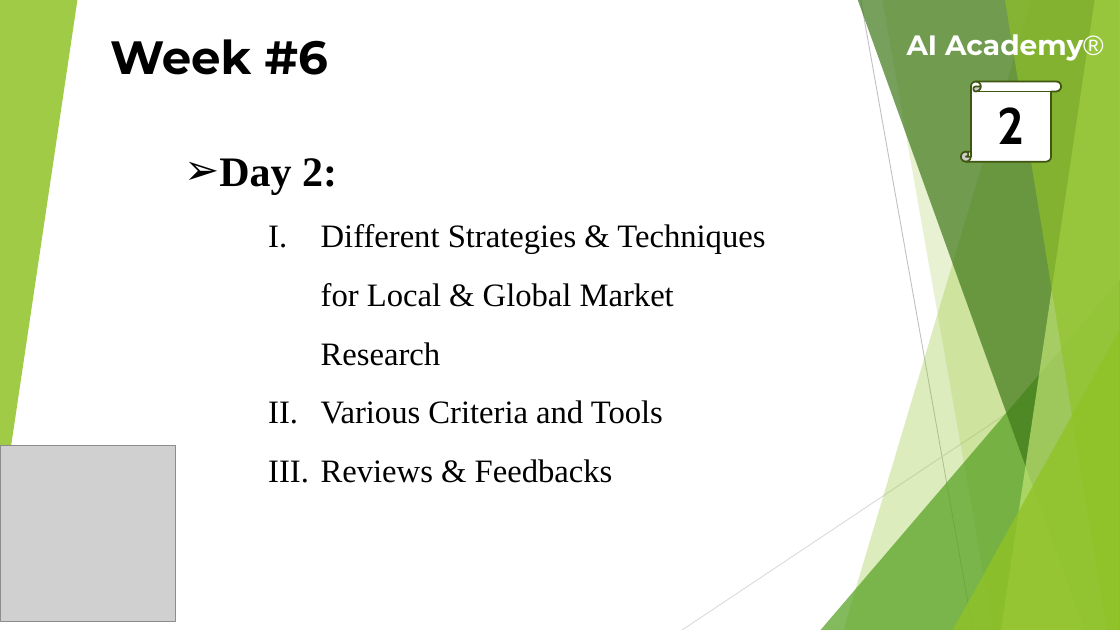
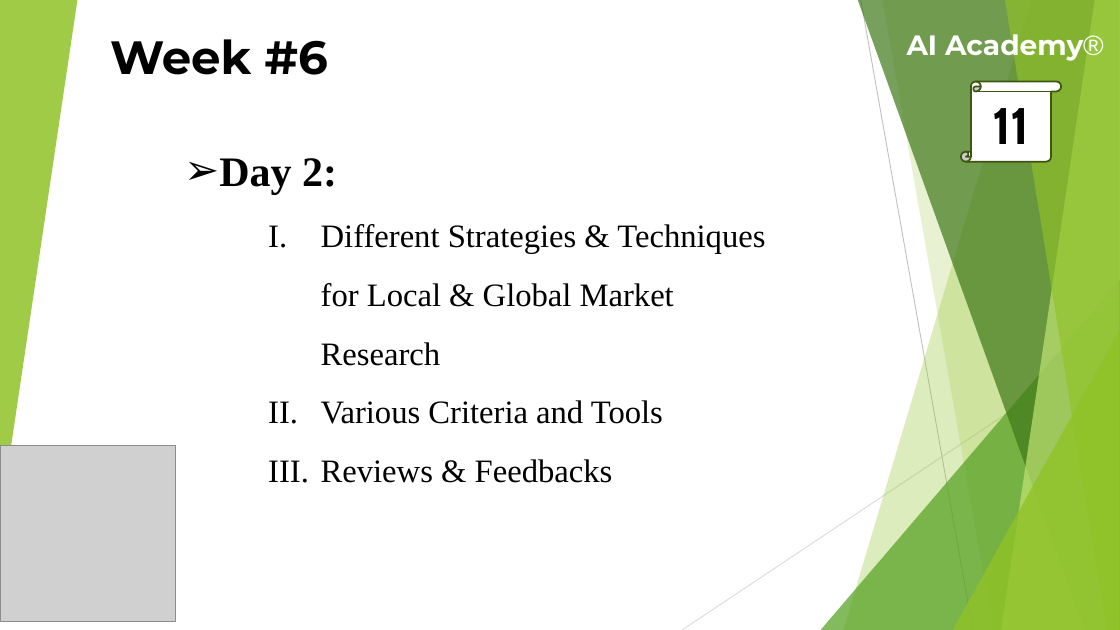
Before and after one commit to theaamirlatif/AI-Academy, a slide deck: slide 11 of eCommerce/Lectures/6th Week Lecture.pptx. Drawn at 1120x630 pixels with LibreOffice and Linux fonts; fonts in the diff are those of the drawing; grey boxes stand for pictures. Boxes give left, top, right and bottom in pixels: in the first picture for what was removed or moved away, otherwise in the second. Text is boxed around its words. In the diff, an @@ line names an element or a change of style, - is before the commit and + after.

```diff
--- a/eCommerce/Lectures/6th Week Lecture.pptx
+++ b/eCommerce/Lectures/6th Week Lecture.pptx
@@ text in vertical scroll at (992, 108, 1030, 144): text changed @@
-2
+11
```
Also in this commit, not shown: 12 other slides changed, 3 slides added.
